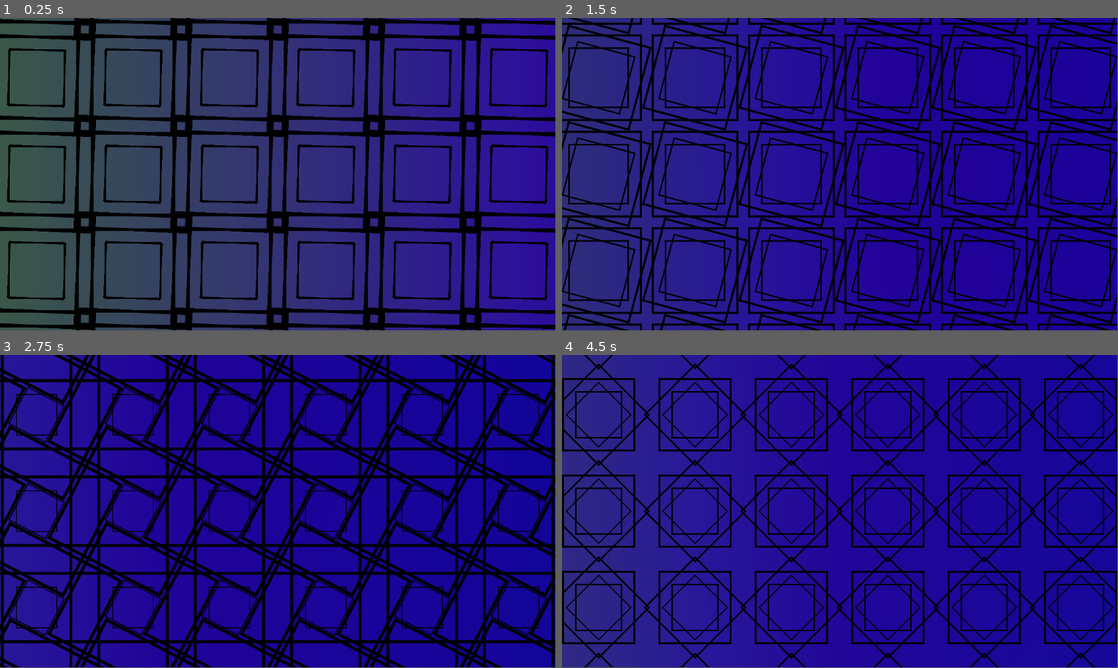
Above: before the commit, frames 1-4 (two rows, left to right).
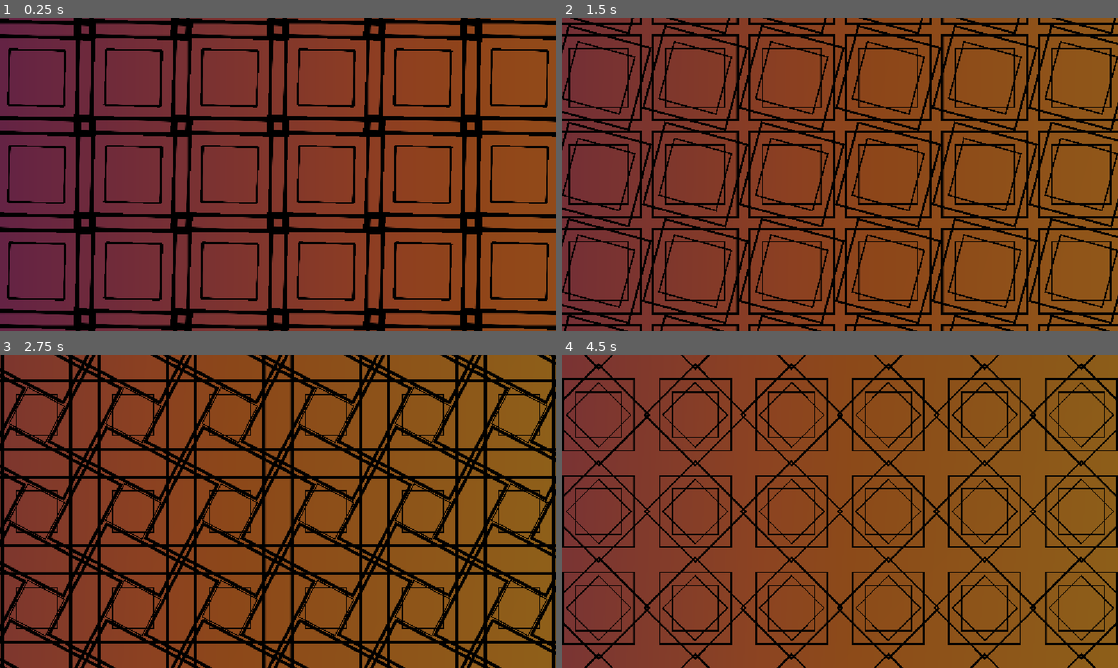
Above: after the commit, the same moments.

Repository: Juju-brz/GDVJ
Game: Godot game, scene res://templates/01_Superpositions_géométriques.tscn
The game is run twice, just before and just after one commit, with the same random seed, the same clock (stepped at 60 frames per second) and the same inputs. Before the commit the project has no main scene; this scene is started directly in both runs.
Inputs (mouse positions are in pixels of both pictures, inside the frame that each line leads up to):
- Up to frame 1 (0.25 s): no input
- Up to frame 2 (1.5 s): move the mouse to (962, 158) at 0.52 s; move the mouse to (728, 190) at 1.27 s
- Up to frame 3 (2.75 s): move the mouse to (333, 442) at 2.02 s
- Up to frame 4 (4.5 s): move the mouse to (812, 574) at 2.77 s; move the mouse to (1006, 558) at 3.52 s; move the mouse to (673, 464) at 4.27 s
In our replay, the window is 799x449 before the commit and 800x450 after it. These sizes can differ from the game's own. Grey fills any space a smaller window leaves; there, only what the larger window draws over its background counts as a difference.

The runs differ from the first frame. In frame 1, 83% of the frame differs, in the area x 0-100%, y 0-100%; in frame 2, 85%; in frame 3, 79%; in frame 4, 92%.

Commit message:
change shader background and export config

Diff:
--- a/project.godot
+++ b/project.godot
@@ -11,8 +11,14 @@
 [application]
 
 config/name="Quantum_Project_juju_Ali"
+run/main_scene="uid://qywxpr5vvcjj"
 config/features=PackedStringArray("4.5", "Forward Plus")
 config/icon="res://icon.svg"
+
+[display]
+
+window/size/mode=3
+window/stretch/mode="canvas_items"
 
 [input]
 
--- a/templates/persianPattern.gdshader
+++ b/templates/persianPattern.gdshader
@@ -1,14 +1,15 @@
 shader_type canvas_item;
 
 void fragment() {
-	vec3 color1 = vec3(1.0, 0.5, 0.0); //orange
-	vec3 color2 = vec3(0.3, 0.4, 0.7); //blue
-	vec3 color3 = vec3(0.5, 1.0, 0.0); // green
+
+	vec3 color1 = vec3(0.54, 0.13, 0.52);
+	vec3 color2 = vec3(0.94, 0.44, 0.12);
+	vec3 color3 = vec3(0.91, 0.25, 0.34);
 	vec2 uv = UV;
 	float facteur = 0.4;  // Facteur de mélange (0.0 à 1.0)
 	uv += vec2(0.4, 0.4);
 	//float valeur_melangee = mix(uv.x, facteur, 0.5);  // Mélange à 50%
 
-	vec3 col = mix(color3, color2, uv.x + sin(TIME *0.5));
+	vec3 col = mix(color1, color2, uv.x + sin(TIME *0.5) *0.5);
 	COLOR = vec4(col, 0.5);
 }
Not shown, changed: export_presets.cfg
Not shown, changed: .gitignore
